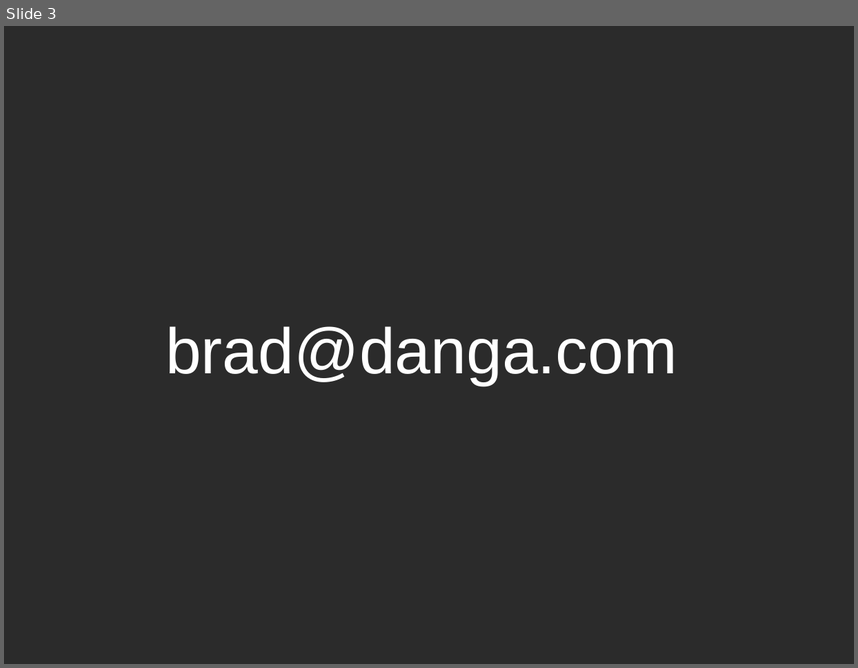
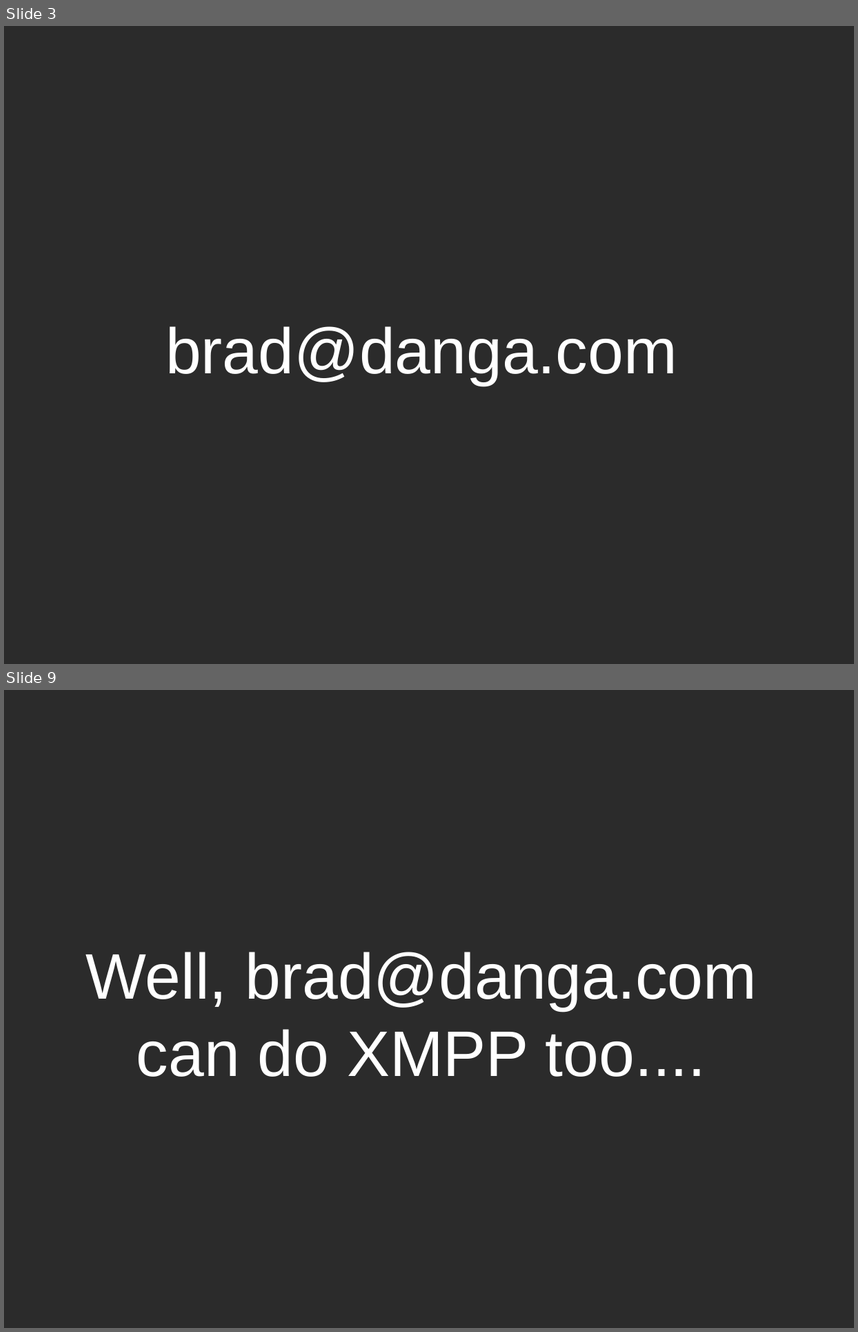
Before and after one commit to bradfitz/talk-gluecon-2010, a slide deck: webfinger.odp. Shown one above the other, each under a label of ours: slide 3 before the commit, slides 3 and 9 after it; the slides between them are not shown. The pictures are 858x668 and 858x1332 pixels, drawn with LibreOffice and Linux fonts; fonts in the diff are those of the drawing; background and template pictures are left out; a plain dark background stands for a picture behind light text. Boxes give left, top, right and bottom in pixels: in the first picture for what was removed or moved away, otherwise in the second. Text is boxed around its words. In the diff, an @@ line names an element or a change of style, - is before the commit and + after.

```diff
--- a/webfinger.odp
+++ b/webfinger.odp
@@ slide 9 added at (4, 690, 854, 1328), background picture (left out) @@
@@ subtitle added at (86, 952, 757, 1076), 60 pt, text #FFFFFF @@
+Well, brad@danga.com can do XMPP too....
```
Also in this commit, not shown: 29 other slides added, 1 other file.
